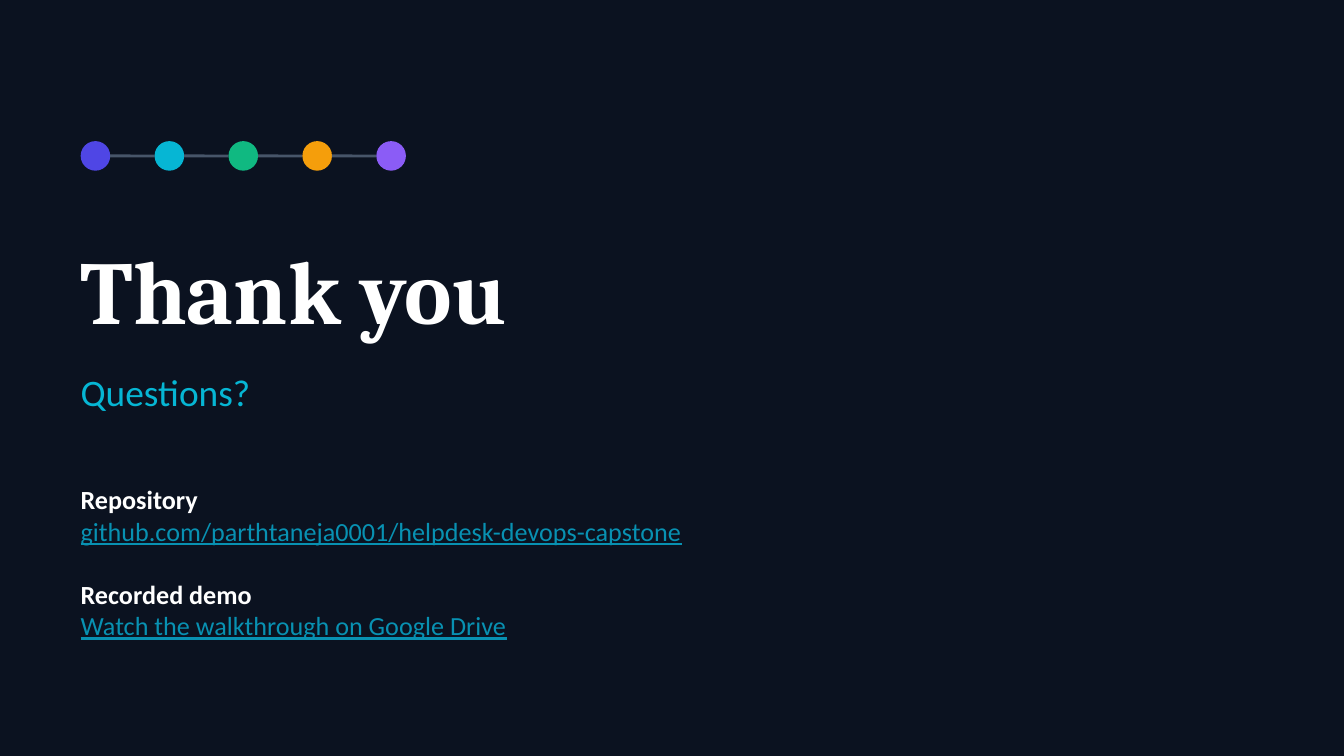
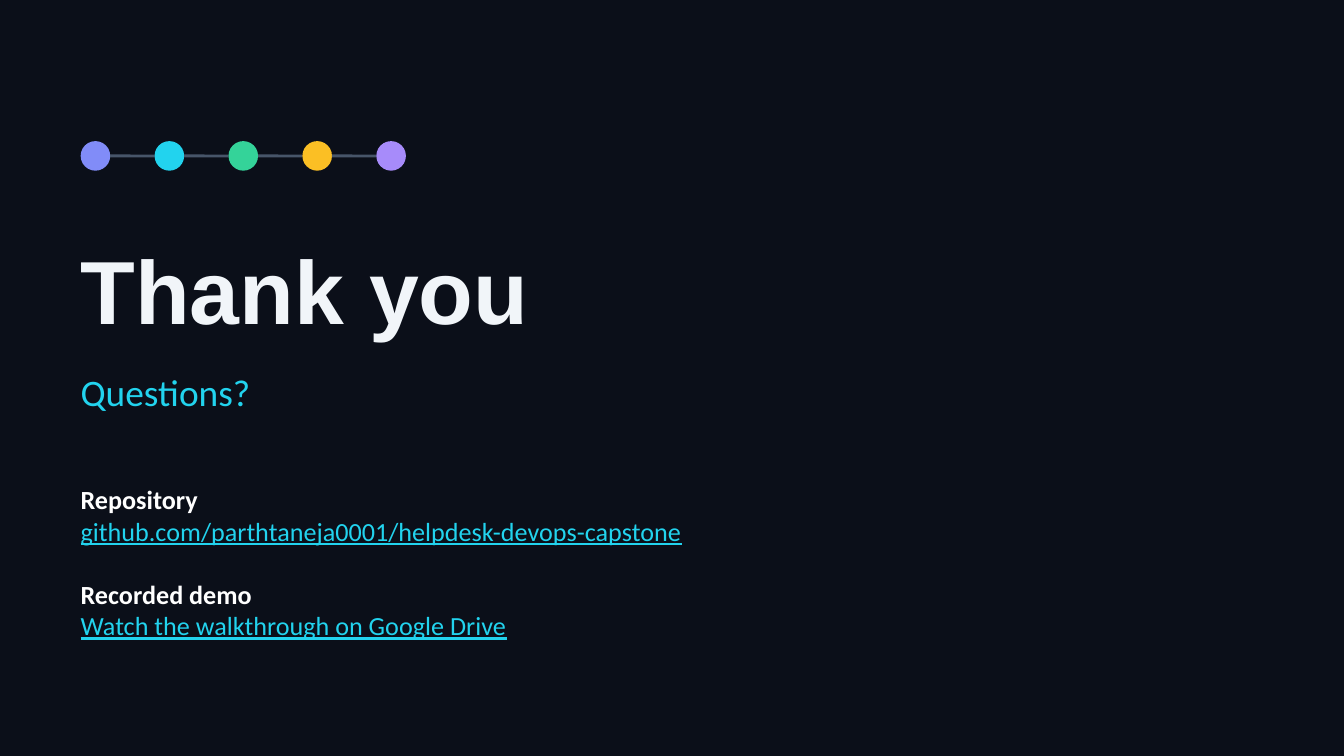
Before and after one commit to parthtaneja0001/helpdesk-devops-capstone, a slide deck: slide 24 of docs/HelpDesk-DevOps-Capstone.pptx. Drawn at 1344x756 pixels with LibreOffice and Linux fonts; fonts in the diff are those of the drawing; background and template pictures are left out. Boxes give left, top, right and bottom in pixels: in the first picture for what was removed or moved away, otherwise in the second. Text is boxed around its words. In the diff, an @@ line names an element or a change of style, - is before the commit and + after.

Commit message:
docs: restyle presentation with a dark theme and cleaner typography

```diff
--- a/docs/HelpDesk-DevOps-Capstone.pptx
+++ b/docs/HelpDesk-DevOps-Capstone.pptx
@@ background #0B1220 to picture (left out) @@
@@ ellipse at bbox=[81, 141, 110, 171]: fill #4F46E5 to #818CF8 @@
@@ ellipse at bbox=[155, 141, 184, 171]: fill #06B6D4 to #22D3EE @@
@@ ellipse at bbox=[228, 141, 258, 171]: fill #10B981 to #34D399 @@
@@ ellipse at bbox=[302, 141, 332, 171]: fill #F59E0B to #FBBF24 @@
@@ ellipse at bbox=[376, 141, 406, 171]: fill #8B5CF6 to #A78BFA @@
@@ title "Thank you" at bbox=[81, 259, 528, 341]: font Cambria to Arial, text colour #FFFFFF to #F1F5F9 @@
@@ text "Questions?" at bbox=[81, 380, 251, 411]: text colour #06B6D4 to #22D3EE @@
@@ text at bbox=[81, 523, 681, 640]: text colour #0891B2 to #22D3EE in "github.com/parthtaneja0001/helpdesk-devops-capstone", "Watch the walkthrough on Google Drive" @@
```
Also in this commit, not shown: 23 other slides changed.
